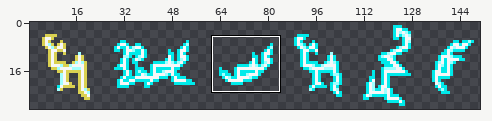
Two states of a sprite sheet, sprites/master_chief/chief_shield_damage.png. The picture above shows the old version from afar; the outline marks the close-up.
Close-up. First the earlier version:
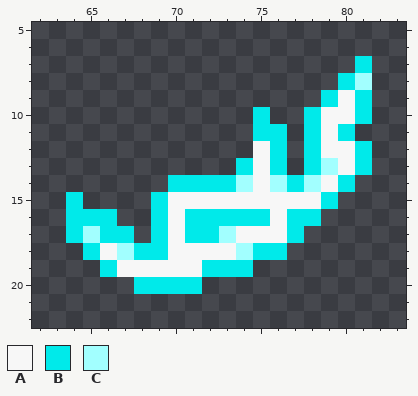
The file is 151x29 pixels. Shown: x 62..83, y 5..22. The wide view leaves out empty margins. The commit also changed other parts of the picture, which this record leaves out.
Palette (. is transparent): A #f7f7f7  B #00eaea  C #a2ffff
Pixels before, first column x 64:
 7 .................B
 8 ................BC
 9 ...............BAB
10 ...........B..BAAB
11 ...........BB.BAB.
12 ...........AB.BAAB
13 ..........BAB.BCAB
14 ......BBBBCACBCAB.
15 B....BAAAAAAAAAB..
16 BBB..BABBBBBABB...
17 BCBB.BABBCAAAB....
18 .BACBBAAAACBB.....
19 ..BAAAAABBB.......
20 ....BBBB..........
After:
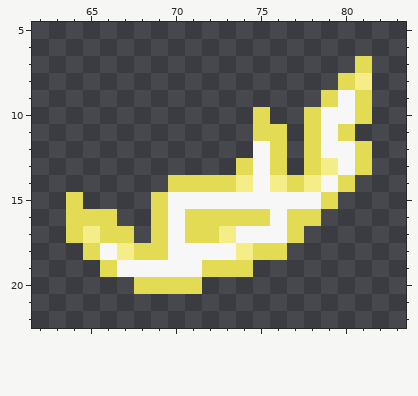
Changes in this commit:
Colour B changes from #00eaea to #e4db54.
Colour C changes from #a2ffff to #f5ee88.
